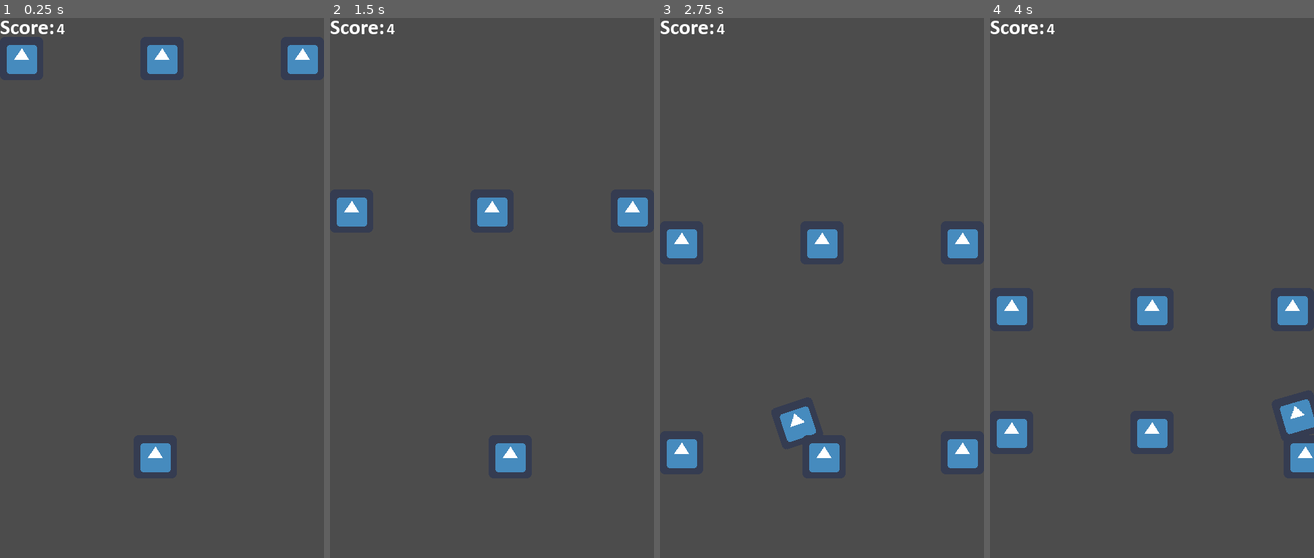
Above: before the commit, frames 1-4 (left to right).
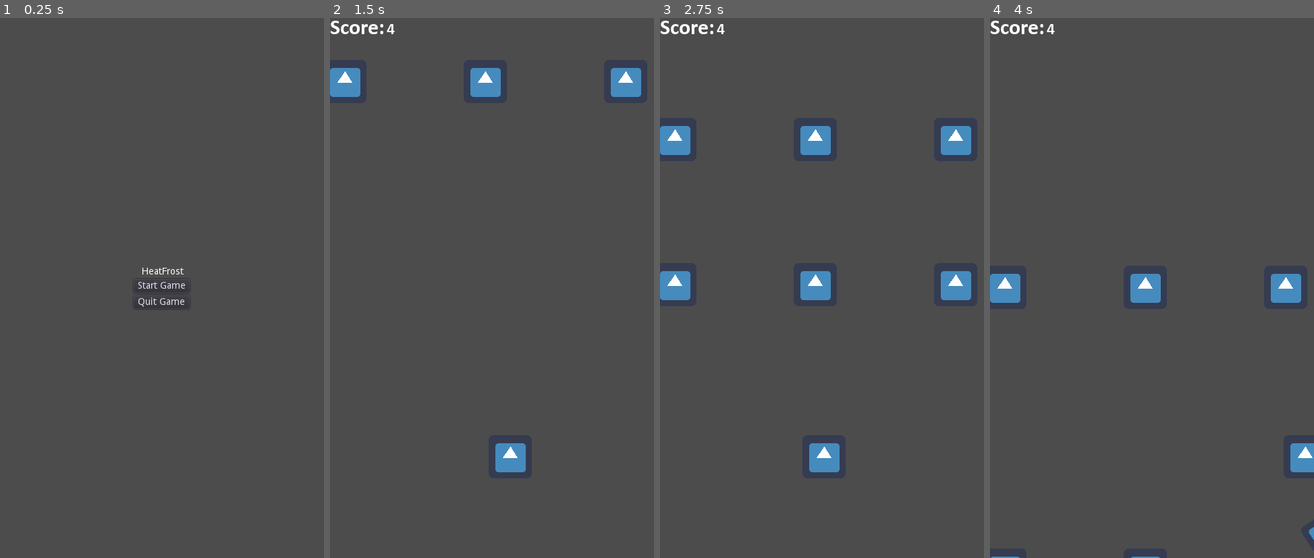
Above: after the commit, the same moments.

Repository: jorgebaptista/jam-heatfrost
Game: Godot game, scene res://Scenes/Start Menu.tscn
Two runs of this game, one before a commit and one after it. Both use one fixed random seed, a clock stepped at 60 frames per second and the inputs below. Before the commit the project starts from res://Scenes/World.tscn. The engine's default icon, where the game draws it, is replaced by a stand-in: a white triangle on a blue panel in a dark square.
Inputs (mouse positions are in pixels of both pictures, inside the frame that each line leads up to):
- Up to frame 1 (0.25 s): no input
- Up to frame 2 (1.5 s): click (492, 288) at 0.5 s, where only the run after the commit has a clickable "Start Game"; hold Right (ui_right) from 1.28 s (still down)
- Up to frame 3 (2.75 s): release Right (ui_right) at 2.03 s; hold Left (ui_left) from 2.03 s (still down)
- Up to frame 4 (4 s): release Left (ui_left) at 2.78 s; hold Right (ui_right) from 2.78 s (still down)

The runs differ from the first frame. In frame 1, 2.5% of the frame differs, in the area x 0-99%, y 0-85%; in frame 2, 3.0%; in frame 3, 6.0%, in the area x 0-99%, y 20-84%; in frame 4, 4.0%.

Commit message:
Added Start Menu system.

Diff:
--- a/HeatFrost/Scenes/Obstacle.tscn
+++ b/HeatFrost/Scenes/Obstacle.tscn
@@ -67,6 +67,7 @@
 linear_damp = -1.0
 angular_velocity = 0.0
 angular_damp = -1.0
+_sections_unfolded = [ "Transform" ]
 
 [node name="Sprite" type="Sprite" parent="Obstacle_2" index="0"]
 
--- /dev/null
+++ b/HeatFrost/Scenes/Start Menu.tscn
@@ -0,0 +1,120 @@
+[gd_scene load_steps=2 format=2]
+
+[ext_resource path="res://Scripts/Start Menu.gd" type="Script" id=1]
+
+[node name="Start Menu" type="Control" index="0"]
+
+anchor_left = 0.0
+anchor_top = 0.0
+anchor_right = 1.0
+anchor_bottom = 1.0
+rect_pivot_offset = Vector2( 0, 0 )
+rect_clip_content = false
+mouse_filter = 0
+mouse_default_cursor_shape = 0
+size_flags_horizontal = 1
+size_flags_vertical = 1
+script = ExtResource( 1 )
+
+[node name="CenterContainer" type="CenterContainer" parent="." index="0"]
+
+anchor_left = 0.0
+anchor_top = 0.0
+anchor_right = 1.0
+anchor_bottom = 1.0
+rect_pivot_offset = Vector2( 0, 0 )
+rect_clip_content = false
+mouse_filter = 0
+mouse_default_cursor_shape = 0
+size_flags_horizontal = 1
+size_flags_vertical = 1
+use_top_left = false
+
+[node name="VBoxContainer" type="VBoxContainer" parent="CenterContainer" index="0"]
+
+anchor_left = 0.0
+anchor_top = 0.0
+anchor_right = 0.0
+anchor_bottom = 0.0
+margin_left = 198.0
+margin_top = 369.0
+margin_right = 281.0
+margin_bottom = 431.0
+rect_pivot_offset = Vector2( 0, 0 )
+rect_clip_content = false
+mouse_filter = 1
+mouse_default_cursor_shape = 0
+size_flags_horizontal = 1
+size_flags_vertical = 1
+alignment = 0
+
+[node name="Title" type="Label" parent="CenterContainer/VBoxContainer" index="0"]
+
+anchor_left = 0.0
+anchor_top = 0.0
+anchor_right = 0.0
+anchor_bottom = 0.0
+margin_right = 83.0
+margin_bottom = 14.0
+rect_pivot_offset = Vector2( 0, 0 )
+rect_clip_content = false
+mouse_filter = 2
+mouse_default_cursor_shape = 0
+size_flags_horizontal = 1
+size_flags_vertical = 4
+text = "   HeatFrost"
+percent_visible = 1.0
+lines_skipped = 0
+max_lines_visible = -1
+
+[node name="StartGame" type="Button" parent="CenterContainer/VBoxContainer" index="1"]
+
+anchor_left = 0.0
+anchor_top = 0.0
+anchor_right = 0.0
+anchor_bottom = 0.0
+margin_top = 18.0
+margin_right = 83.0
+margin_bottom = 38.0
+rect_pivot_offset = Vector2( 0, 0 )
+rect_clip_content = false
+focus_mode = 2
+mouse_filter = 0
+mouse_default_cursor_shape = 0
+size_flags_horizontal = 1
+size_flags_vertical = 1
+toggle_mode = false
+enabled_focus_mode = 2
+shortcut = null
+group = null
+text = "Start Game"
+flat = false
+align = 1
+
+[node name="QuitGame" type="Button" parent="CenterContainer/VBoxContainer" index="2"]
+
+anchor_left = 0.0
+anchor_top = 0.0
+anchor_right = 0.0
+anchor_bottom = 0.0
+margin_top = 42.0
+margin_right = 83.0
+margin_bottom = 62.0
+rect_pivot_offset = Vector2( 0, 0 )
+rect_clip_content = false
+focus_mode = 2
+mouse_filter = 0
+mouse_default_cursor_shape = 0
+size_flags_horizontal = 1
+size_flags_vertical = 1
+toggle_mode = false
+enabled_focus_mode = 2
+shortcut = null
+group = null
+text = "Quit Game"
+flat = false
+align = 1
+
+[connection signal="pressed" from="CenterContainer/VBoxContainer/StartGame" to="." method="_on_StartGameButton_pressed"]
+
+[connection signal="pressed" from="CenterContainer/VBoxContainer/QuitGame" to="." method="_on_QuitGameButton_pressed"]
--- a/HeatFrost/Scenes/World.tscn
+++ b/HeatFrost/Scenes/World.tscn
@@ -1,8 +1,8 @@
 [gd_scene load_steps=7 format=2]
 
 [ext_resource path="res://Scenes/HUD.tscn" type="PackedScene" id=1]
-[ext_resource path="res://Sprites/icon.png" type="Texture" id=2]
-[ext_resource path="res://Scenes/Obstacle.tscn" type="PackedScene" id=3]
+[ext_resource path="res://Scenes/Obstacle.tscn" type="PackedScene" id=2]
+[ext_resource path="res://Sprites/icon.png" type="Texture" id=3]
 [ext_resource path="res://Scripts/Player.gd" type="Script" id=4]
 [ext_resource path="res://Scripts/Spawner.gd" type="Script" id=5]
 
@@ -15,24 +15,25 @@
 
 [node name="HUD" parent="." index="0" instance=ExtResource( 1 )]
 
-[node name="Background_Test" type="Sprite" parent="." index="1"]
+[node name="Obstacle" parent="." index="1" instance=ExtResource( 2 )]
+
+[node name="Background_Test" type="Sprite" parent="." index="2"]
 
 visible = false
 position = Vector2( 228.939, -155.771 )
 scale = Vector2( 14.5625, 27.2031 )
-texture = ExtResource( 2 )
-
-[node name="Obstacle" parent="." index="2" instance=ExtResource( 3 )]
+texture = ExtResource( 3 )
 
 [node name="Player" type="KinematicBody2D" parent="." index="3"]
 
 editor/display_folded = true
-position = Vector2( 230, 650 )
+position = Vector2( 240, 720 )
 input_pickable = false
 collision_layer = 1
 collision_mask = 1
 collision/safe_margin = 0.08
 script = ExtResource( 4 )
+_sections_unfolded = [ "Transform" ]
 __meta__ = {
 "_edit_group_": true
 }
--- /dev/null
+++ b/HeatFrost/Scripts/Start Menu.gd
@@ -0,0 +1,10 @@
+extends Control
+
+
+
+func _on_StartGameButton_pressed():
+	get_tree().change_scene("res://Scenes/World.tscn")
+
+
+func _on_QuitGameButton_pressed():
+	get_tree().quit()
--- a/HeatFrost/project.godot
+++ b/HeatFrost/project.godot
@@ -11,7 +11,7 @@
 [application]
 
 config/name="HeatFrost"
-run/main_scene="res://Scenes/World.tscn"
+run/main_scene="res://Scenes/Start Menu.tscn"
 config/icon="res://icon.png"
 
 [display]
Not shown: 1 places in HeatFrost/Scenes/World.tscn that only renumber resources
